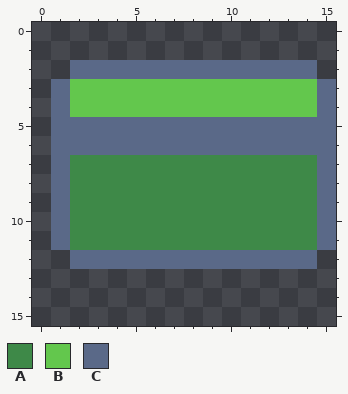
Pixel-art file: CargOS/Assets/Sprites/Prefabs/r_canister.aseprite. The picture above is the old version.
16x16 pixels, 1 frame.
Palette (. is transparent): A #3e8948  B #63c74d  C #5a6988
Pixels before, first column x 1:
 2 .CCCCCCCCCCCCC.
 3 CBBBBBBBBBBBBBC
 4 CBBBBBBBBBBBBBC
 5 CCCCCCCCCCCCCCC
 6 CCCCCCCCCCCCCCC
 7 CAAAAAAAAAAAAAC
 8 CAAAAAAAAAAAAAC
 9 CAAAAAAAAAAAAAC
10 CAAAAAAAAAAAAAC
11 CAAAAAAAAAAAAAC
12 .CCCCCCCCCCCCC.
And afterwards:
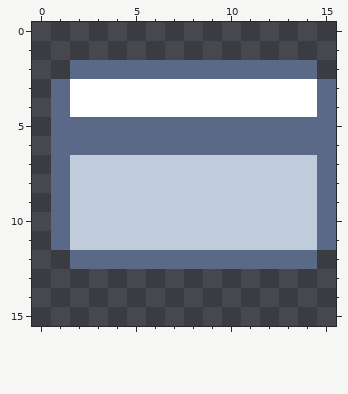
The exact change:
Colour A changes from #3e8948 to #c0cbdc.
Colour B changes from #63c74d to #ffffff.
Pixel boxes of the changes (left, top, right, bottom) in both pictures:
changed: (70, 79, 317, 250)
